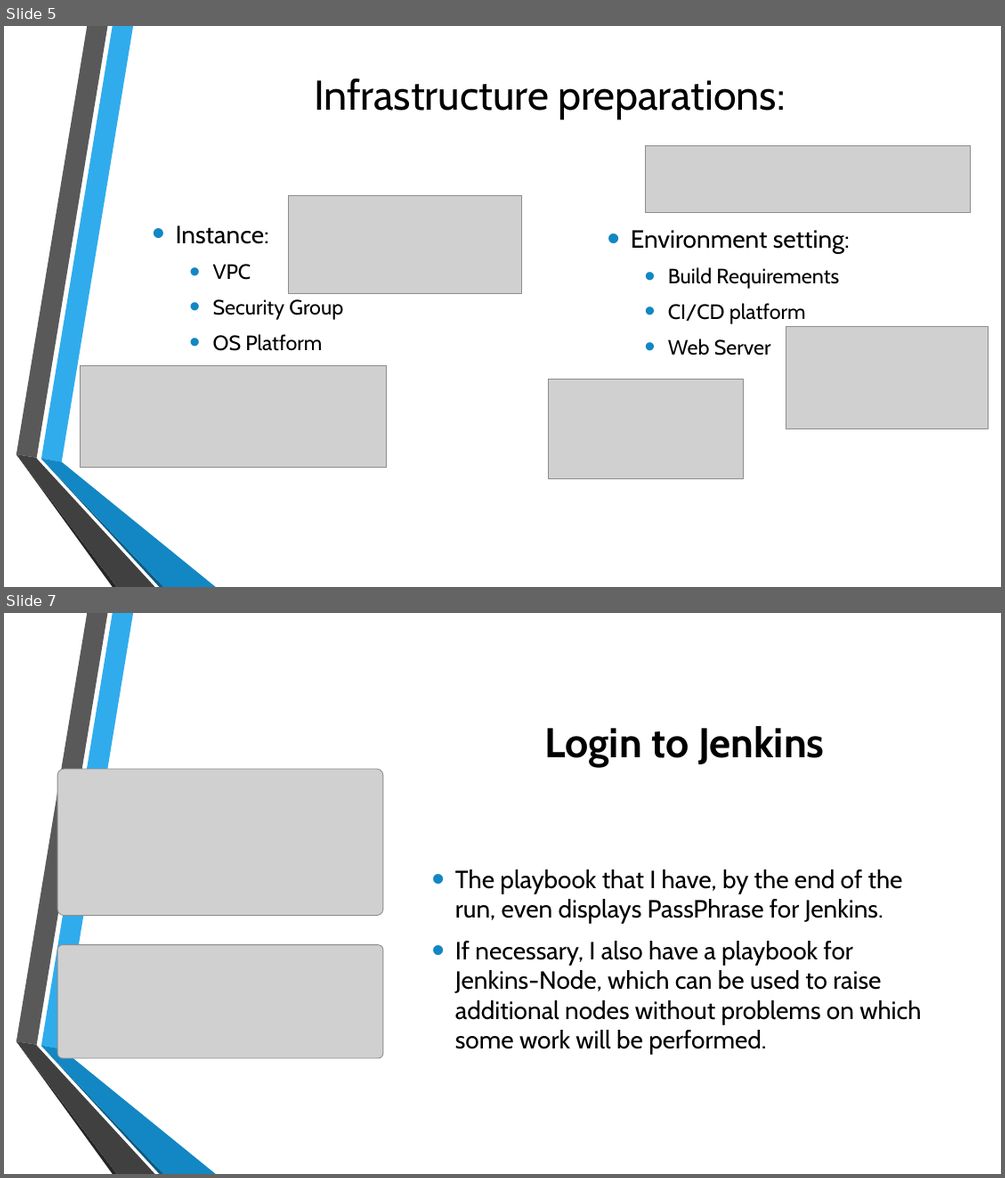
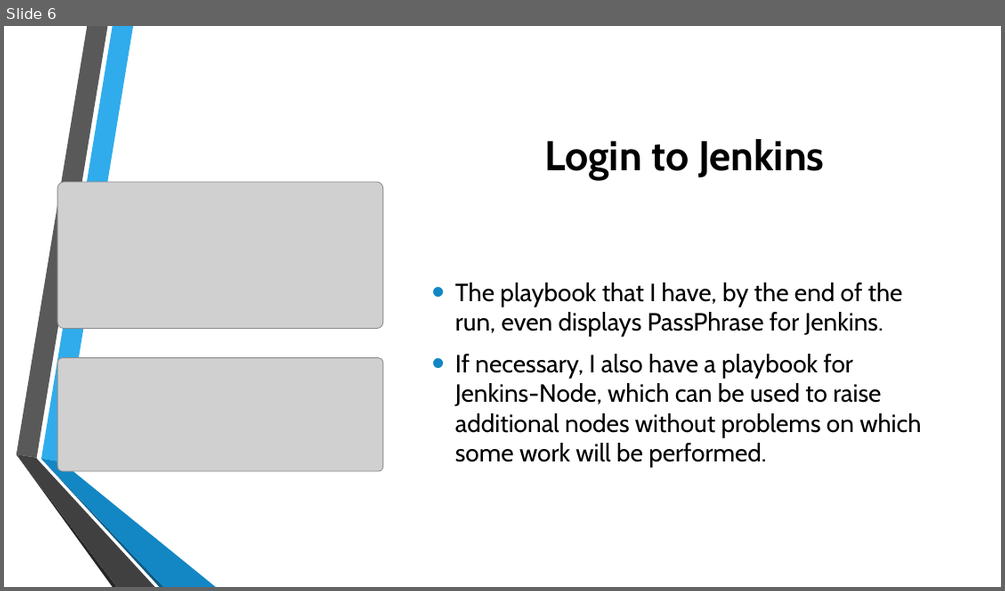
Before and after one commit to devilinpijama/spring_boot_app, a slide deck: Presentation and CV/DevOps - Rakivnenko D.N. - EPAM.pptx. Shown one above the other, each under a label of ours: slides 5 and 7 before the commit, slide 6 after it; the slides between them are not shown. The pictures are 1005x1178 and 1005x591 pixels, drawn with LibreOffice and Linux fonts; fonts in the diff are those of the drawing; grey boxes stand for pictures; background and template pictures are left out. Boxes give left, top, right and bottom in pixels: in the first picture for what was removed or moved away, otherwise in the second. Text is boxed around its words. In the diff, an @@ line names an element or a change of style, - is before the commit and + after.

```diff
--- a/Presentation and CV/DevOps - Rakivnenko D.N. - EPAM.pptx
+++ b/Presentation and CV/DevOps - Rakivnenko D.N. - EPAM.pptx
@@ slide 5 removed at (4,26,1001,587), background picture (left out); not listed: 6 template elements that a slide beside it also shows @@
@@ title removed at (314,79,785,120) @@
-Infrastructure preparations:
@@ picture removed at (646,145,971,213) @@
@@ picture removed at (289,196,522,294) @@
@@ text removed at (176,225,343,351) @@
-• Instance:
-  • VPC
-  • Security Group
-  • OS Platform
@@ text removed at (631,230,850,355) @@
-• Environment setting:
-  • Build Requirements
-  • CI/CD platform
-  • Web Server
@@ picture removed at (786,327,988,429) @@
@@ picture removed at (80,365,386,468) @@
@@ picture removed at (549,379,743,478) @@
@@ what was slide 7 is now slide 6 @@
```
Also in this commit, not shown: 4 slides changed, 4 slides added, 3 other slides removed, 1 other file.
